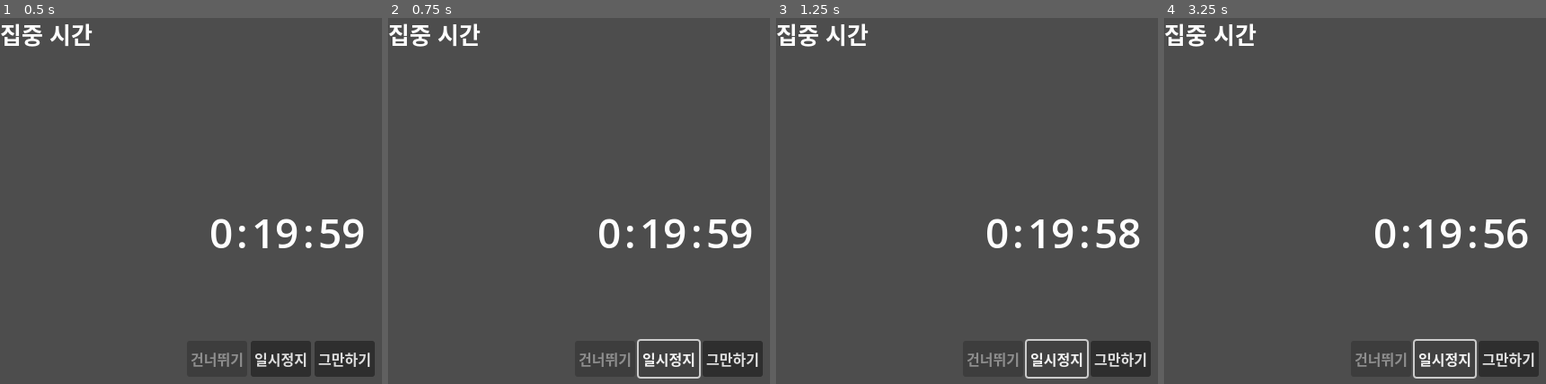
Above: before the commit, frames 1-4 (left to right).
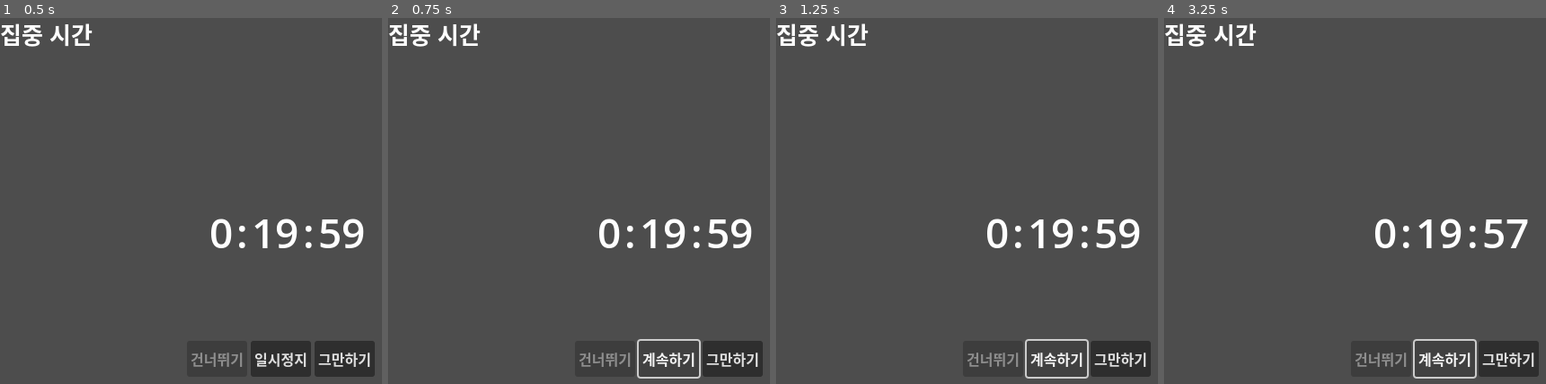
Above: after the commit, the same moments.

Repository: YongHyun-Yi/-
Game: Godot game, scene res://pomo_timer.tscn
Two runs of this game, one before a commit and one after it. Both use one fixed random seed, a clock stepped at 60 frames per second and the inputs below. This scene is started directly instead of the project's main scene.
Inputs:
- Up to frame 1 (0.5 s): no input
- Up to frame 2 (0.75 s): click "일시정지" at 0.5 s
- Up to frame 3 (1.25 s): no input
- Up to frame 4 (3.25 s): click "일시정지" (after the commit: "계속하기") at 1.25 s; click "그만하기" at 2 s; click "일시정지" at 2.75 s

Frame 1 is identical in both runs. In frame 2, 0.3% of the frame differs, in the area x 66-80%, y 91-96%; in frame 3, 0.4%; in frame 4, 0.5%, in the area x 66-96%, y 54-96%.

Commit message:
건너뛰기, 일시정지 버튼 구현

Diff:
--- a/pomo_timer.gd
+++ b/pomo_timer.gd
@@ -2,7 +2,6 @@
 enum {FOCUS, REST}
 
 @export var CurState = FOCUS
-@export var IsPaused = false
 
 # 일단 시작은 집중 시간부터
 # 미리 time setting, pomo timer 씬이 로드되어있는 채로시작한다면
@@ -39,11 +38,31 @@
 			CurState = REST
 			$Label.text = "휴식 시간"
 			$Timer.wait_time = GetWaitTimeFromTs(GlobalScript.RestTimeData)
+			$HBoxContainer/SkipButton.disabled = false
 
 		REST:
 			CurState = FOCUS
 			$Label.text = "집중 시간"
 			$Timer.wait_time = GetWaitTimeFromTs(GlobalScript.FocusTimeData)
+			$HBoxContainer/SkipButton.disabled = true
 
 	$Timer.start()
 	pass # Replace with function body.
+
+func SkipButtonDown() -> void:
+	$Timer.stop()
+	TimerTimeout()
+	pass # Replace with function body.
+
+func PauseButtonDown() -> void:
+	if $Timer.paused == true:
+		$Timer.paused = false
+		$HBoxContainer/PauseButton.text = "일시정지"
+	else:
+		$Timer.paused = true
+		$HBoxContainer/PauseButton.text = "계속하기"
+	pass # Replace with function body.
+
+func StopButtonDown() -> void:
+	# 시간 설정 화면으로 넘어간다
+	pass # Replace with function body.
--- a/pomo_timer.tscn
+++ b/pomo_timer.tscn
@@ -104,3 +104,6 @@
 text = "그만하기"
 
 [connection signal="timeout" from="Timer" to="." method="TimerTimeout"]
+[connection signal="button_down" from="HBoxContainer/SkipButton" to="." method="SkipButtonDown"]
+[connection signal="button_down" from="HBoxContainer/PauseButton" to="." method="PauseButtonDown"]
+[connection signal="button_down" from="HBoxContainer/StopButton" to="." method="StopButtonDown"]
